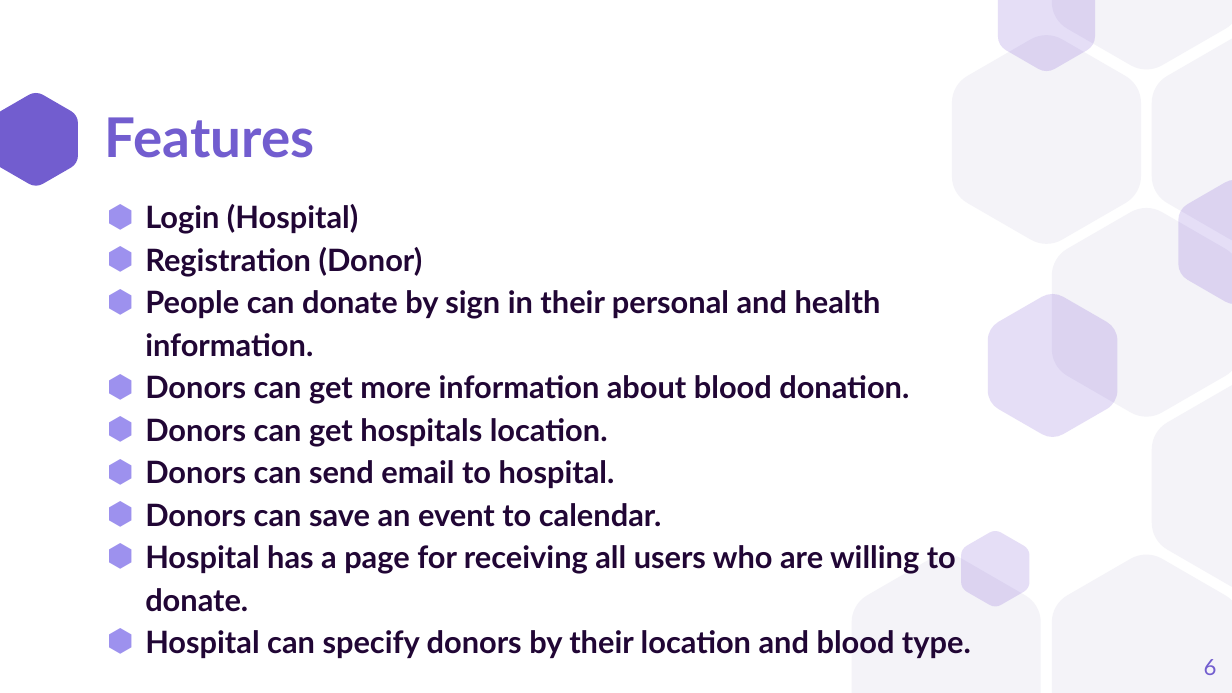
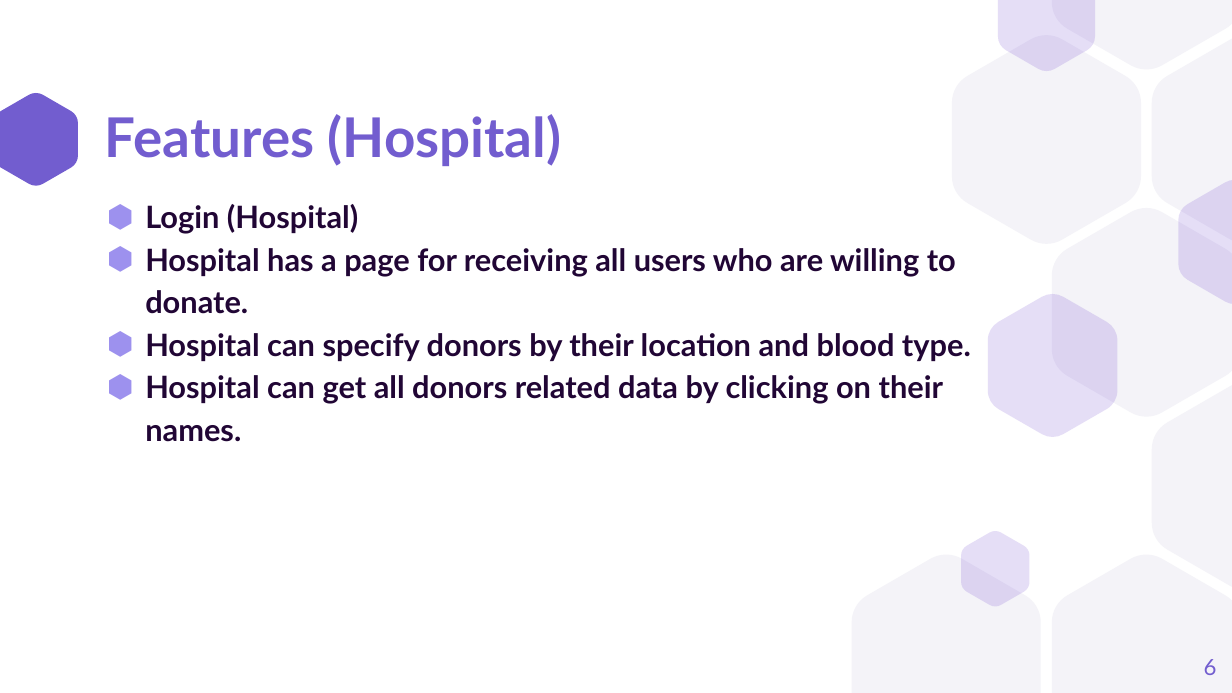
Before and after one commit to Antony-Samir/Blood-Donation-App, a slide deck: slide 6 of Extra/Presentation/Blood Donation App.pptx. Drawn at 1232x693 pixels with LibreOffice and Linux fonts; fonts in the diff are those of the drawing. Boxes give left, top, right and bottom in pixels: in the first picture for what was removed or moved away, otherwise in the second. Text is boxed around its words. In the diff, an @@ line names an element or a change of style, - is before the commit and + after.

Commit message:
Added Hospital Database

```diff
--- a/Extra/Presentation/Blood Donation App.pptx
+++ b/Extra/Presentation/Blood Donation App.pptx
@@ title at bbox=[105, 114, 562, 166]: text changed @@
-Features
+Features (Hospital)
@@ text at bbox=[145, 247, 909, 527]: paragraphs removed @@
-⬢ Registration (Donor)
-⬢ People can donate by sign in their personal and health information.
-⬢ Donors can get more information about blood donation.
-⬢ Donors can get hospitals location.
-⬢ Donors can send email to hospital.
-⬢ Donors can save an event to calendar.
@@ text at bbox=[145, 375, 944, 442]: paragraph added @@
+⬢ Hospital can get all donors related data by clicking on their names.
```
Also in this commit, not shown: 1 slide added, 12 other files.
